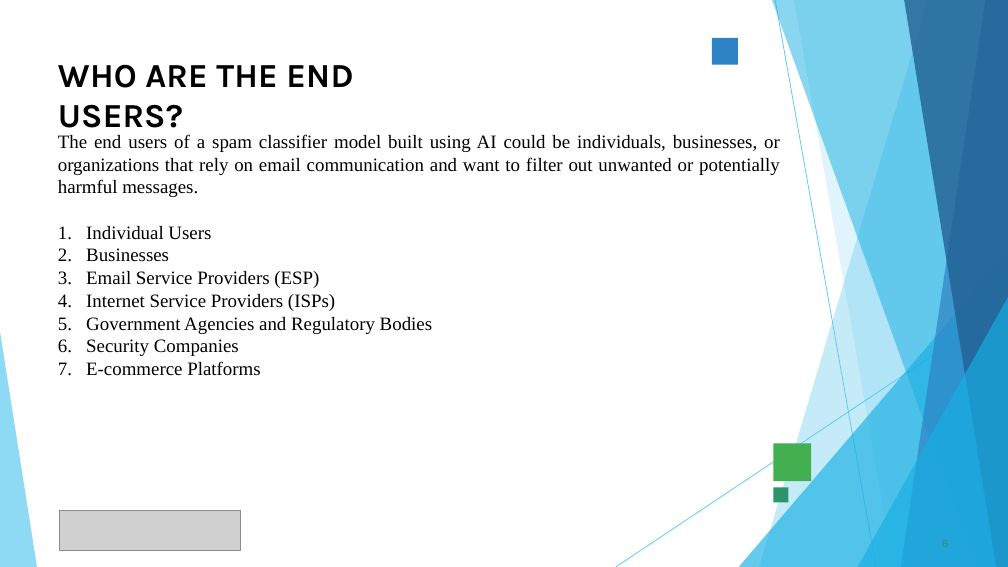
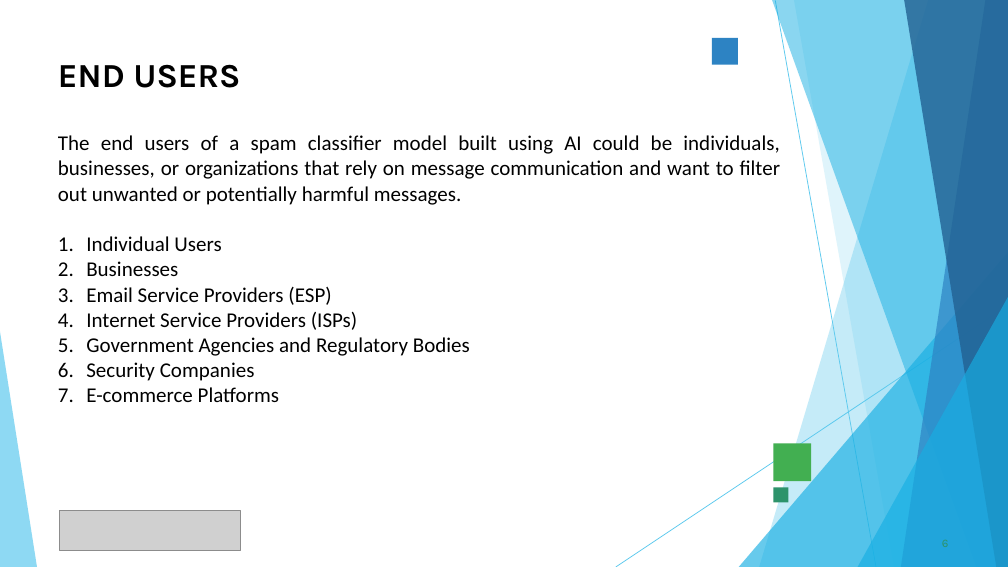
Before and after one commit to Rishika-1202/TNSDC_Generative-AI, a slide deck: slide 6 of SPAM_CLASSIFIER.pptx. Drawn at 1008x567 pixels with LibreOffice and Linux fonts; fonts in the diff are those of the drawing; grey boxes stand for pictures. Boxes give left, top, right and bottom in pixels: in the first picture for what was removed or moved away, otherwise in the second. Text is boxed around its words. In the diff, an @@ line names an element or a change of style, - is before the commit and + after.

```diff
--- a/SPAM_CLASSIFIER.pptx
+++ b/SPAM_CLASSIFIER.pptx
@@ title removed at [58,64,353,136] @@
-WHO ARE THE END USERS?
@@ title added at [58,64,240,88], 32 pt, text #000000, bold @@
+END USERS
@@ text at [58,135,781,205]: text changed; size 18 to 20 pt; font Times New Roman to Calibri @@
-The end users of a spam classifier model built using AI could be individuals, businesses, or organizations that rely on email communication and want to filter out unwanted or potentially harmful messages.
+The end users of a spam classifier model built using AI could be individuals, businesses, or organizations that rely on message communication and want to filter out unwanted or potentially harmful messages.
@@ text at [86,236,470,402]: size 18 to 20 pt, font Times New Roman to Calibri in "Individual Users", "Businesses", "Email Service Providers (ESP)", "Internet Service Providers (ISPs)" and 3 more places; indent changed @@
```
Also in this commit, not shown: 6 other slides changed, 5 slides added, 3 slides removed.
